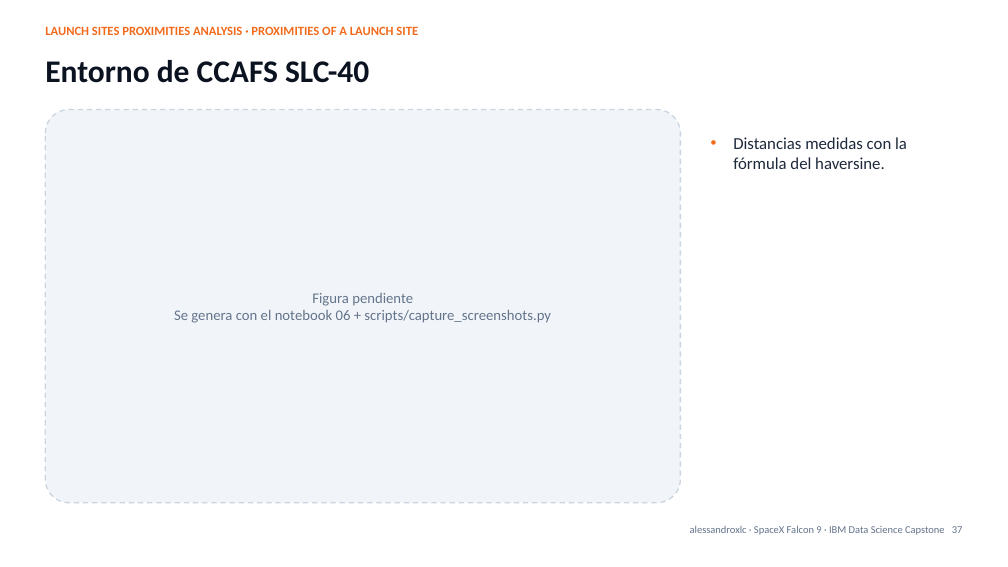
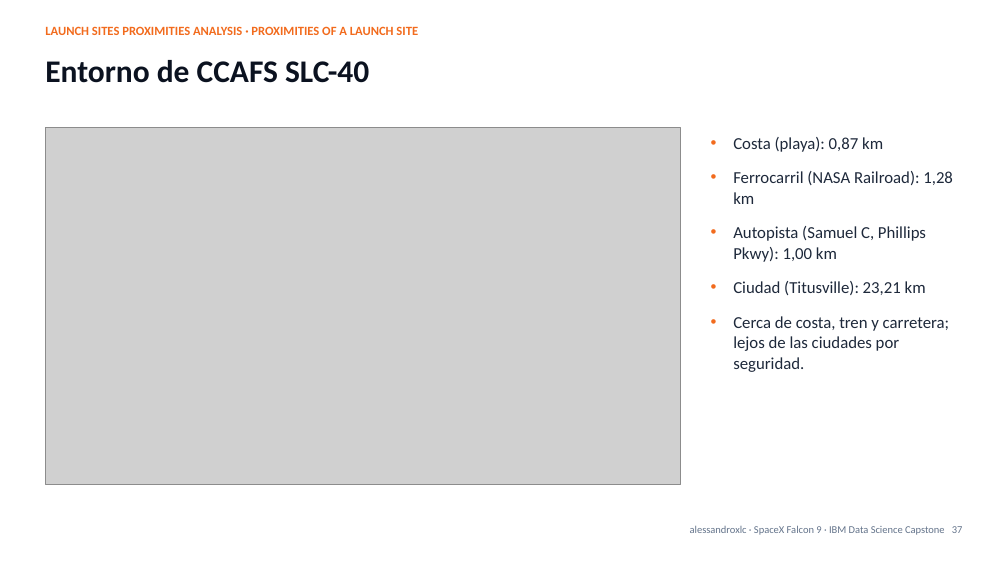
Before and after one commit to alessandroxlc/spacex-falcon9-capstone, a slide deck: slide 37 of presentation/SpaceX_Falcon9_Capstone.pptx. Drawn at 1008x567 pixels with LibreOffice and Linux fonts; fonts in the diff are those of the drawing; grey boxes stand for pictures. Boxes give left, top, right and bottom in pixels: in the first picture for what was removed or moved away, otherwise in the second. Text is boxed around its words. In the diff, an @@ line names an element or a change of style, - is before the commit and + after.

```diff
--- a/presentation/SpaceX_Falcon9_Capstone.pptx
+++ b/presentation/SpaceX_Falcon9_Capstone.pptx
@@ rounded rectangle removed at (45, 110, 681, 503) @@
@@ picture added at (45, 128, 681, 485) @@
@@ text at (733, 137, 953, 372): text changed @@
-• Distancias medidas con la fórmula del haversine.
+• Costa (playa): 0,87 km
+• Ferrocarril (NASA Railroad): 1,28 km
+• Autopista (Samuel C, Phillips Pkwy): 1,00 km
+• Ciudad (Titusville): 23,21 km
+• Cerca de costa, tren y carretera; lejos de las ciudades por seguridad.
@@ text removed at (174, 293, 551, 323) @@
-Figura pendiente
-Se genera con el notebook 06 + scripts/capture_screenshots.py
```
Also in this commit, not shown: 28 other slides changed, 45 other files.
